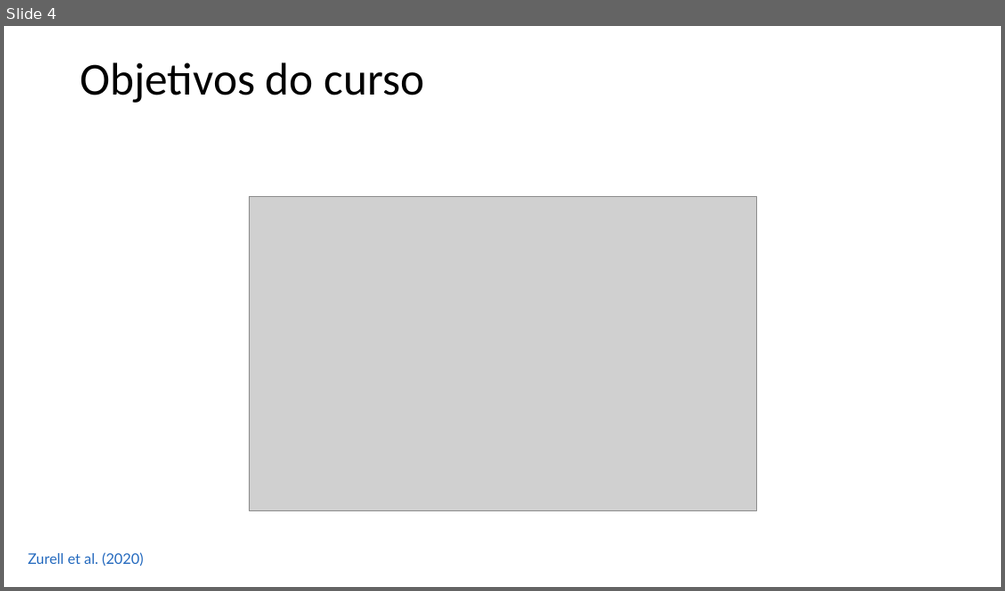
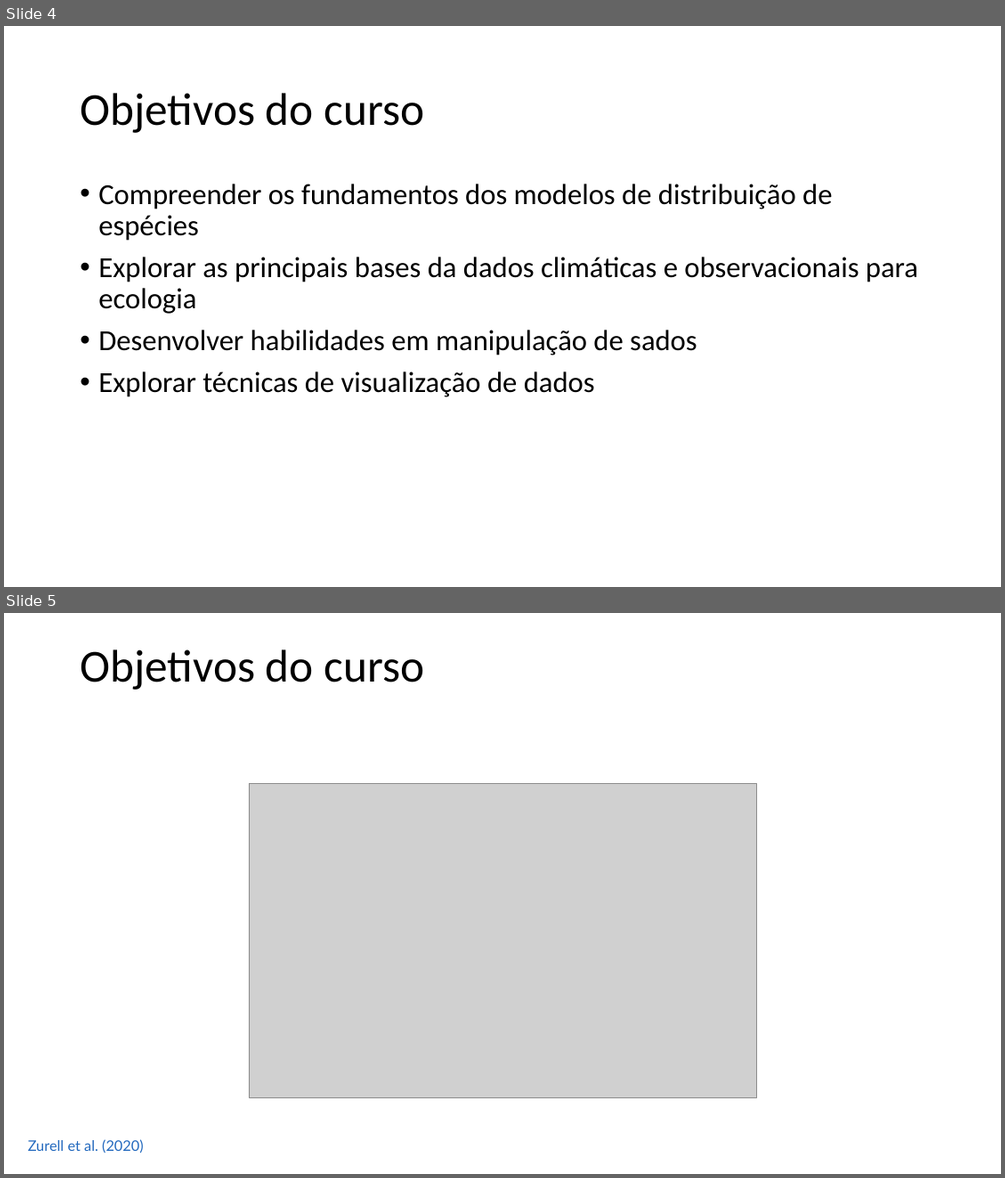
Before and after one commit to liviacnatal/curso_dados_sdms, a slide deck: sessoes/pptx/introducao.pptx. Shown one above the other, each under a label of ours: slide 4 before the commit, slides 4 and 5 after it. The pictures are 1005x591 and 1005x1178 pixels, drawn with LibreOffice and Linux fonts; fonts in the diff are those of the drawing; grey boxes stand for pictures. Boxes give left, top, right and bottom in pixels: in the first picture for what was removed or moved away, otherwise in the second. Text is boxed around its words. In the diff, an @@ line names an element or a change of style, - is before the commit and + after.

```diff
--- a/sessoes/pptx/introducao.pptx
+++ b/sessoes/pptx/introducao.pptx
@@ slide 4 added at [4,26,1001,587], background #FFFFFF @@
@@ title added at [80,93,425,133], 44 pt, text #000000 @@
+Objetivos do curso
@@ text added at [98,184,918,397], 28 pt, text #000000 @@
+• Compreender os fundamentos dos modelos de distribuição de espécies
+• Explorar as principais bases da dados climáticas e observacionais para ecologia
+• Desenvolver habilidades em manipulação de sados
+• Explorar técnicas de visualização de dados
@@ what was slide 4 is now slide 5 @@
```
Also in this commit, not shown: 6 slides changed, 3 other files.
